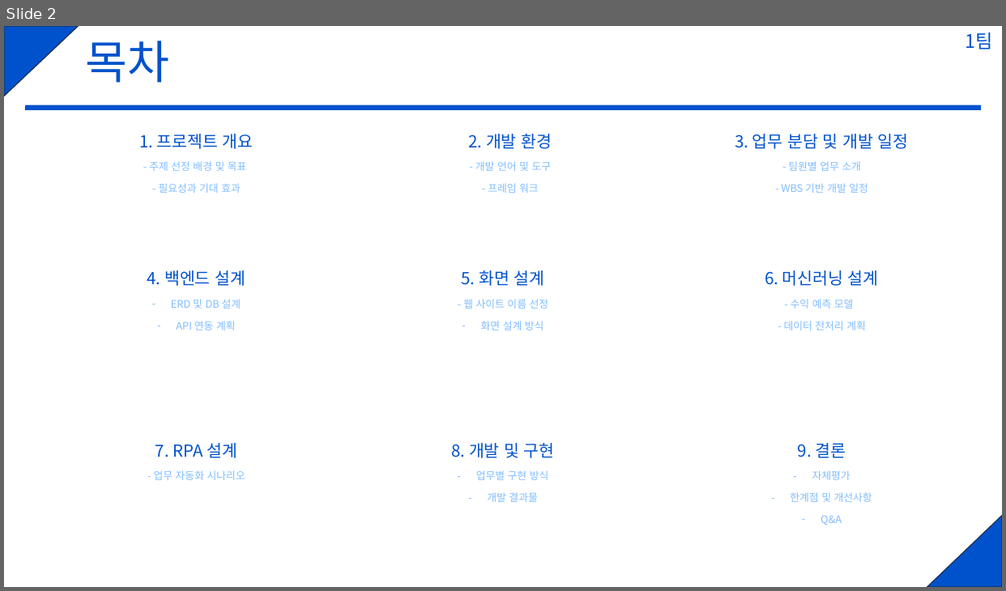
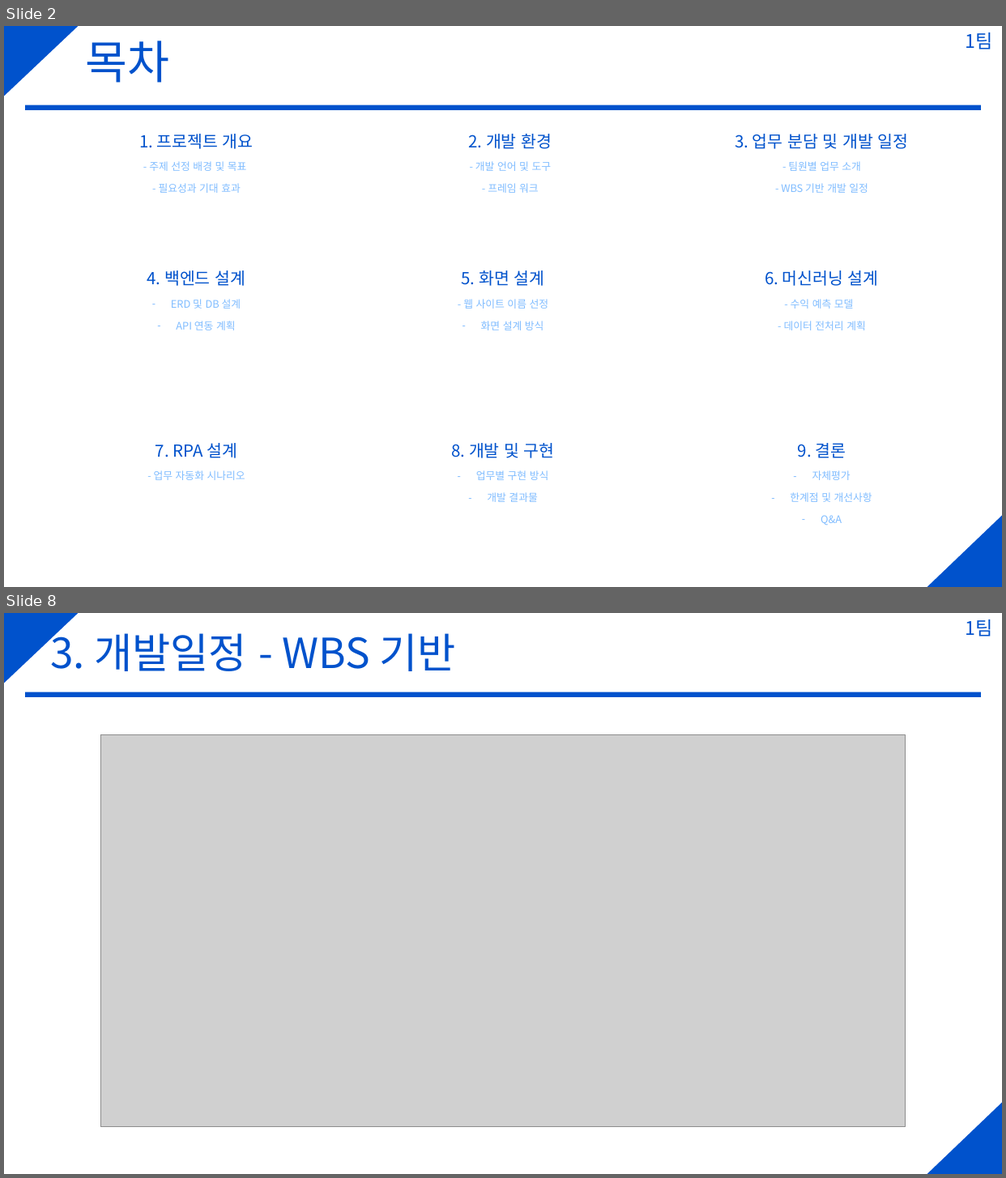
Before and after one commit to Anjunhiw/GlobalMainProject, a slide deck: 산출물/발표자료.pptx. Shown one above the other, each under a label of ours: slide 2 before the commit, slides 2 and 8 after it; the slides between them are not shown. The pictures are 1006x591 and 1006x1178 pixels, drawn with LibreOffice and Linux fonts; fonts in the diff are those of the drawing; grey boxes stand for pictures. Boxes give left, top, right and bottom in pixels: in the first picture for what was removed or moved away, otherwise in the second. Text is boxed around its words. In the diff, an @@ line names an element or a change of style, - is before the commit and + after.

```diff
--- a/산출물/발표자료.pptx
+++ b/산출물/발표자료.pptx
@@ slide 8 added at <box>4,613,1002,1174</box>, background #FFFFFF; not listed: 4 template elements that a slide beside it also shows @@
@@ title added at <box>50,626,456,671</box>, 40 pt, text #0052CC @@
+3. 개발일정 - WBS 기반
@@ picture added at <box>101,735,906,1127</box> @@
@@ slide 2 changed as well @@
@@ right triangle at <box>4,26,79,96</box>: outline #1E3256 1 pt to none @@
@@ right triangle at <box>927,515,1002,587</box>: outline #1E3256 1 pt to none @@
```
Also in this commit, not shown: 1 other slide changed, 5 other slides added.
